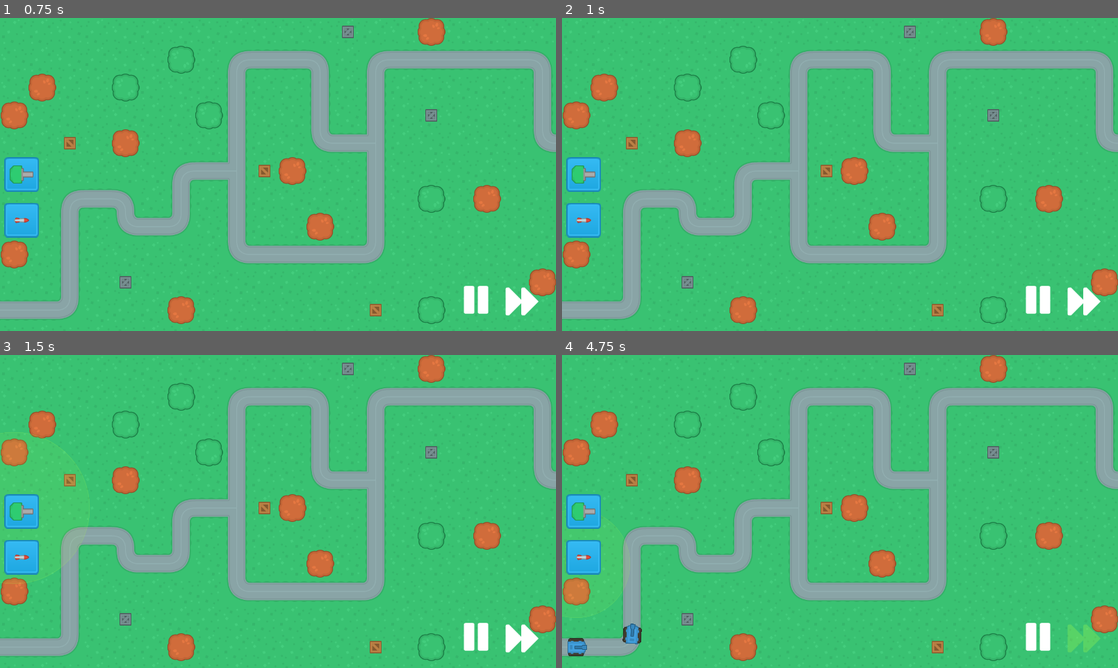
Above: before the commit, frames 1-4 (two rows, left to right).
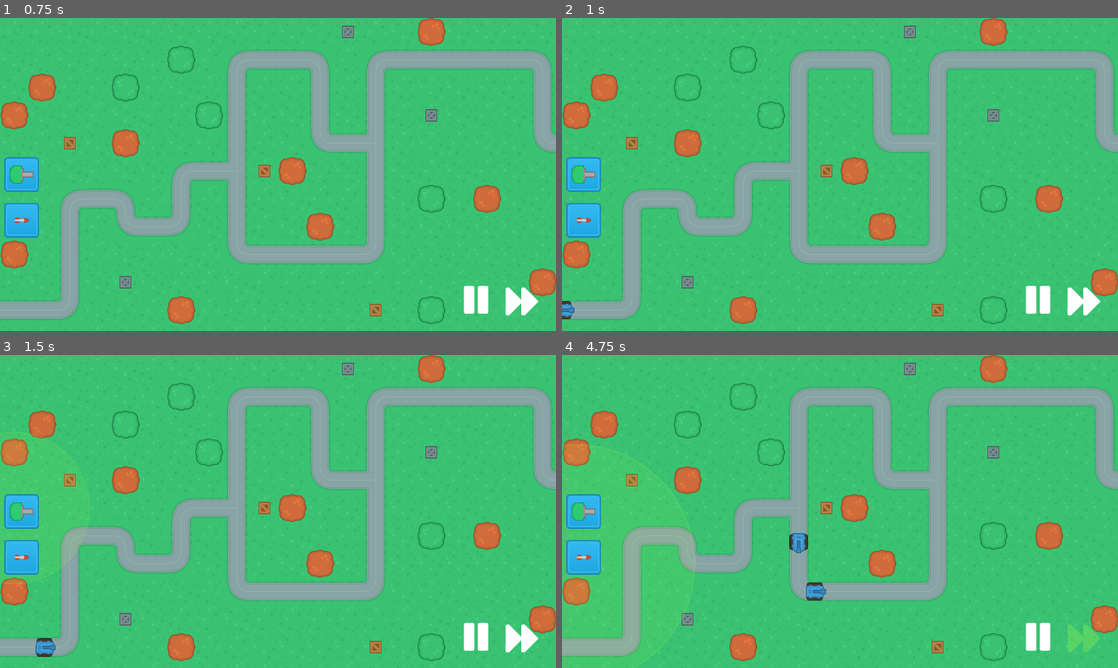
Above: after the commit, the same moments.

Repository: megastruktur/Towers-Tutorial
Game: Godot game, scene res://scene_handler.tscn
Same seed, same stepped clock (60 frames per second), same inputs: the game is played once before the commit and once after it.
Inputs (mouse positions are in pixels of both pictures, inside the frame that each line leads up to):
- Up to frame 1 (0.75 s): click "New Game" at 0.5 s
- Up to frame 2 (1 s): no input
- Up to frame 3 (1.5 s): click (22, 511) at 1.25 s
- Up to frame 4 (4.75 s): click (584, 558) at 2 s; click (1084, 636) at 2.75 s; click (584, 511) at 3.5 s; click (584, 558) at 4.25 s

Frame 1 is identical in both runs. In frame 2, 0.1% of the frame differs, in the area x 0-3%, y 90-97%; in frame 3, 0.2%; in frame 4, 0.8%, in the area x 0-48%, y 28-97%.

Commit message:
Turrets target tracking

Diff:
--- a/Scenes/MainScenes/game_scene.gd
+++ b/Scenes/MainScenes/game_scene.gd
@@ -16,7 +16,7 @@
 
 # Game settings
 var start_wave_timer : float = 0.2
-var prepare_stage_timer : float = 5.0
+var prepare_stage_timer : float = 0.2
 var current_wave : int = 0
 var enemies_in_wave : int = 0
 var speed_default : float = 1.0
@@ -177,6 +177,7 @@
 		var new_tower = load(turrets_res_path + build_type.to_lower() + ".tscn")
 		if new_tower:
 			var tower : Node2D = new_tower.instantiate()
+			tower.built = true
 			tower.position = build_location
 			map_node.get_node("Turrets").add_child(tower, true)
 			cancel_build_mode()
--- a/Scenes/Turrets/gun_t_1.tscn
+++ b/Scenes/Turrets/gun_t_1.tscn
@@ -1,10 +1,13 @@
-[gd_scene load_steps=4 format=3 uid="uid://c6nuqm21sbucm"]
+[gd_scene load_steps=5 format=3 uid="uid://c6nuqm21sbucm"]
 
 [ext_resource type="Texture2D" uid="uid://ciu6auitctgvx" path="res://Assets/Towers/towerDefense_tile181.png" id="1_ek0ua"]
 [ext_resource type="Script" path="res://Scenes/Turrets/gun_t_1.gd" id="1_o32my"]
 [ext_resource type="Texture2D" uid="uid://cjdp78pu0uijt" path="res://Assets/Towers/towerDefense_tile249.png" id="2_kd1rt"]
 
-[node name="GunT1" type="Node2D"]
+[sub_resource type="CircleShape2D" id="CircleShape2D_7erqy"]
+radius = 22.0907
+
+[node name="gun_t_1" type="Node2D"]
 script = ExtResource("1_o32my")
 
 [node name="Base" type="Sprite2D" parent="."]
@@ -16,3 +19,11 @@
 
 [node name="Muzzle" type="Marker2D" parent="Turret"]
 position = Vector2(43, 0)
+
+[node name="Range" type="Area2D" parent="."]
+
+[node name="CollisionShape2D" type="CollisionShape2D" parent="Range"]
+shape = SubResource("CircleShape2D_7erqy")
+
+[connection signal="body_entered" from="Range" to="." method="_on_range_body_entered"]
+[connection signal="body_exited" from="Range" to="." method="_on_range_body_exited"]
--- a/Scenes/Turrets/gun_t_2.tscn
+++ b/Scenes/Turrets/gun_t_2.tscn
@@ -1,10 +1,12 @@
-[gd_scene load_steps=4 format=3 uid="uid://cf2f1octmmsd"]
+[gd_scene load_steps=5 format=3 uid="uid://cf2f1octmmsd"]
 
 [ext_resource type="Script" path="res://Scenes/Turrets/gun_t_2.gd" id="1_hgehe"]
 [ext_resource type="Texture2D" uid="uid://ciu6auitctgvx" path="res://Assets/Towers/towerDefense_tile181.png" id="1_rl5a3"]
 [ext_resource type="Texture2D" uid="uid://nru8b488qcwx" path="res://Assets/Towers/towerDefense_tile250.png" id="2_obl2y"]
 
-[node name="GunT2" type="Node2D"]
+[sub_resource type="CircleShape2D" id="CircleShape2D_wdhja"]
+
+[node name="gun_t_2" type="Node2D"]
 script = ExtResource("1_hgehe")
 
 [node name="Base" type="Sprite2D" parent="."]
@@ -19,3 +21,11 @@
 
 [node name="Muzzzle2" type="Marker2D" parent="Turret"]
 position = Vector2(41, 6)
+
+[node name="Range" type="Area2D" parent="."]
+
+[node name="CollisionShape2D" type="CollisionShape2D" parent="Range"]
+shape = SubResource("CircleShape2D_wdhja")
+
+[connection signal="body_entered" from="Range" to="." method="_on_range_body_entered"]
+[connection signal="body_exited" from="Range" to="." method="_on_range_body_exited"]
--- a/Scenes/Turrets/missle_t_1.tscn
+++ b/Scenes/Turrets/missle_t_1.tscn
@@ -1,11 +1,13 @@
-[gd_scene load_steps=5 format=3 uid="uid://d0e3nof146mxw"]
+[gd_scene load_steps=6 format=3 uid="uid://d0e3nof146mxw"]
 
 [ext_resource type="Texture2D" uid="uid://b8r74rs25ca7y" path="res://Assets/Towers/towerDefense_tile180.png" id="1_s8bss"]
 [ext_resource type="Script" path="res://Scenes/Turrets/missle_t_1.gd" id="1_xa1gu"]
 [ext_resource type="Texture2D" uid="uid://bjrmqqgm7t1in" path="res://Assets/Towers/towerDefense_tile228.png" id="2_bp1j6"]
 [ext_resource type="Texture2D" uid="uid://cfo3bul5jx4cr" path="res://Assets/Towers/towerDefense_tile251.png" id="3_4i3vj"]
 
-[node name="MissleT1" type="Node2D"]
+[sub_resource type="CircleShape2D" id="CircleShape2D_0ak6b"]
+
+[node name="missle_t_1" type="Node2D"]
 script = ExtResource("1_xa1gu")
 
 [node name="Base" type="Sprite2D" parent="."]
@@ -21,3 +23,11 @@
 [node name="Missle2" type="Sprite2D" parent="Turret"]
 position = Vector2(10, 10)
 texture = ExtResource("3_4i3vj")
+
+[node name="Range" type="Area2D" parent="."]
+
+[node name="CollisionShape2D" type="CollisionShape2D" parent="Range"]
+shape = SubResource("CircleShape2D_0ak6b")
+
+[connection signal="body_entered" from="Range" to="." method="_on_range_body_entered"]
+[connection signal="body_exited" from="Range" to="." method="_on_range_body_exited"]
--- a/Scenes/Turrets/turret.gd
+++ b/Scenes/Turrets/turret.gd
@@ -1,12 +1,53 @@
 extends Node2D
 
 @onready var turret : Sprite2D = $Turret
+var enemy_array : Array[PathFollow2D] = []
+var built : bool = false
+var shoot_radius : float
+var tracking_enemy : PathFollow2D = null
+
+func _ready():
+
+	if built:
+		shoot_radius = 0.5 * GameData.tower_data[get_name()]["range"]
+		get_node("Range/CollisionShape2D").get_shape().radius = shoot_radius
+
 
 # On every physics Frame
 func _physics_process(_delta):
-	turn()
+	if enemy_array.size() != 0 and built:
+		select_enemy()
+		turn()
+	else:
+		tracking_enemy = null
+
+
+func select_enemy():
+
+	# That progress logic is needed because we can't simply select [0]
+	#	as in this case if the Enemy leaves Collision and then enters back
+	#	it will be treated as a less valuable target.
+	#	But with Progress we select the most dangerous (closest to the base)
+	#	target.
+	var enemy_progress_array : Array = []
+
+	for i in enemy_array:
+		enemy_progress_array.append(i.get_progress())
+	var max_offset = enemy_progress_array.max()
+	var enemy_index = enemy_progress_array.find(max_offset)
+	tracking_enemy = enemy_array[enemy_index]
 
 
 func turn():
-	var enemy_position = get_global_mouse_position()
-	turret.look_at(enemy_position)
+	if tracking_enemy:
+		turret.look_at(tracking_enemy.position)
+
+
+func _on_range_body_entered(body):
+	# Add enemy to enemies array
+	enemy_array.append(body.get_parent())
+	print(enemy_array)
+
+
+func _on_range_body_exited(body):
+	enemy_array.erase(body.get_parent())
--- a/Singletons/GameData.gd
+++ b/Singletons/GameData.gd
@@ -14,7 +14,7 @@
 	"missle_t_1" : {
 		"damage" : 100,
 		"rof" : 3,
-		"range" : 250,
+		"range" : 550,
 	},
 }
 
